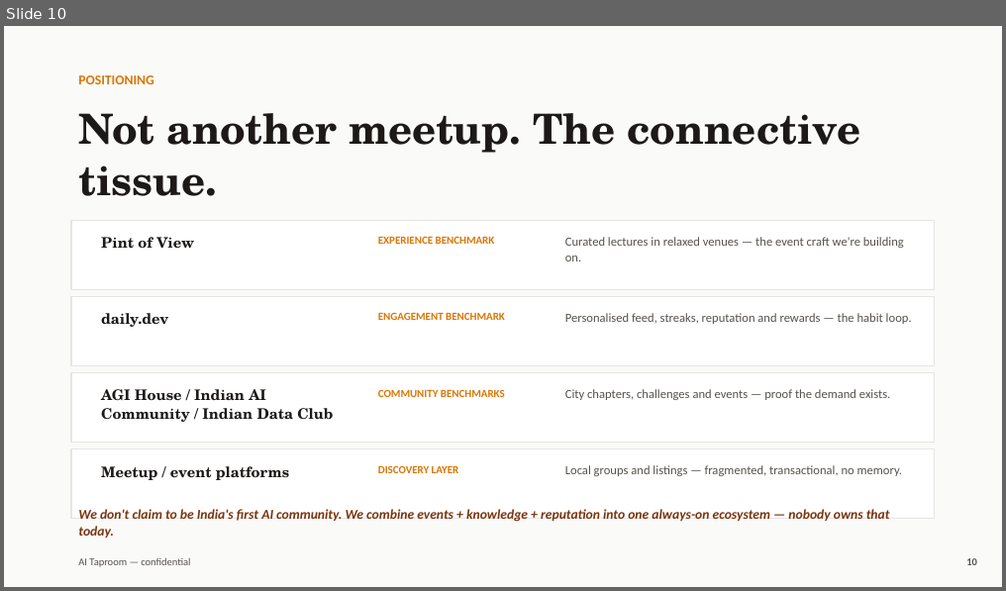
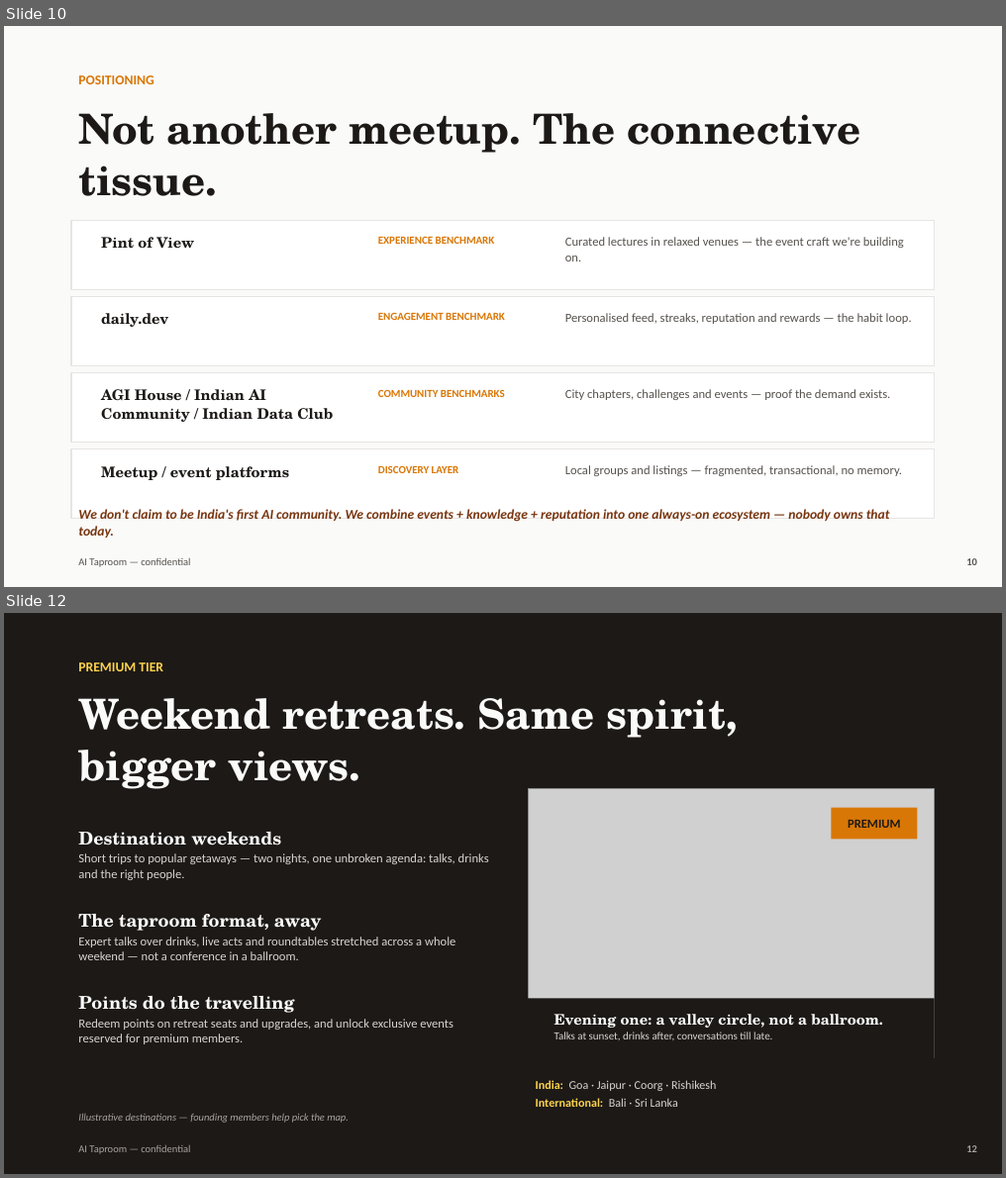
Before and after one commit to devyansh-thinkverge/ai-pint, a slide deck: frontend/public/ai-taproom-pitch-deck.pptx. Shown one above the other, each under a label of ours: slide 10 before the commit, slides 10 and 12 after it; the slides between them are not shown. The pictures are 1006x591 and 1006x1178 pixels, drawn with LibreOffice and Linux fonts; fonts in the diff are those of the drawing; grey boxes stand for pictures. Boxes give left, top, right and bottom in pixels: in the first picture for what was removed or moved away, otherwise in the second. Text is boxed around its words. In the diff, an @@ line names an element or a change of style, - is before the commit and + after.

```diff
--- a/frontend/public/ai-taproom-pitch-deck.pptx
+++ b/frontend/public/ai-taproom-pitch-deck.pptx
@@ slide 12 added at <box>4,613,1002,1174</box>, background #FFFFFF @@
@@ rectangle added at <box>4,613,1002,1174</box>, fill #1C1917 @@
@@ text added at <box>78,663,163,671</box>, 13 pt, text #FCD34D, bold @@
+PREMIUM TIER
@@ text added at <box>78,698,738,789</box>, 40 pt, text #FAFAF9, bold @@
+Weekend retreats. Same spirit,
+bigger views.
@@ picture added at <box>528,789,935,1059</box> @@
@@ rectangle added at <box>832,808,918,839</box>, fill #D97706, 12 pt, text #1C1917, bold @@
+PREMIUM
@@ text added at <box>78,832,489,880</box>, 12 pt, text #D6D3D1 @@
+Destination weekends
+Short trips to popular getaways — two nights, one unbroken agenda: talks, drinks and the right people.
@@ text added at <box>78,914,455,960</box>, 12 pt, text #D6D3D1 @@
+The taproom format, away
+Expert talks over drinks, live acts and roundtables stretched across a whole weekend — not a conference in a ballroom.
@@ text added at <box>78,996,453,1045</box>, 12 pt, text #D6D3D1 @@
+Points do the travelling
+Redeem points on retreat seats and upgrades, and unlock exclusive events reserved for premium members.
@@ rectangle added at <box>528,998,935,1059</box>, fill #1C1917 @@
@@ text added at <box>554,1014,883,1041</box>, 10.5 pt, text #D6D3D1 @@
+Evening one: a valley circle, not a ballroom.
+Talks at sunset, drinks after, conversations till late.
@@ text added at <box>536,1080,716,1107</box>, 11.5 pt, text #D6D3D1 @@
+India: Goa · Jaipur · Coorg · Rishikesh
+International: Bali · Sri Lanka
@@ text added at <box>78,1114,349,1123</box>, 10 pt, text #A8A29E, italic @@
+Illustrative destinations — founding members help pick the map.
@@ text added at <box>78,1146,190,1155</box>, 10 pt, text #A8A29E @@
+AI Taproom — confidential
@@ text added at <box>966,1146,977,1153</box>, 10 pt, text #A8A29E, bold @@
+12
```
Also in this commit, not shown: 4 slides changed, 10 other files.
